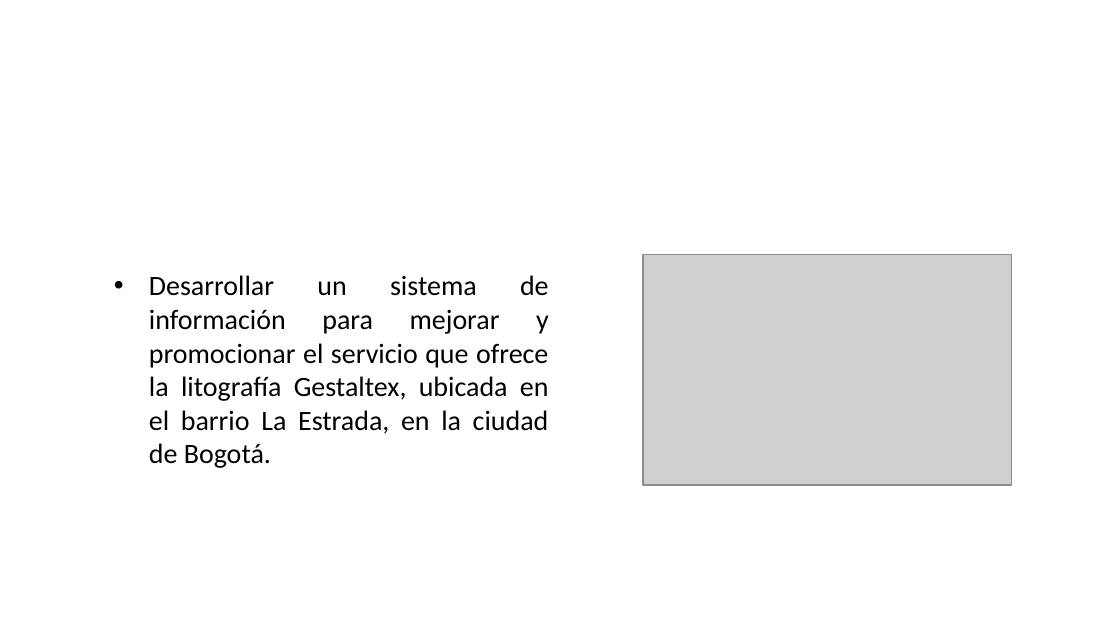
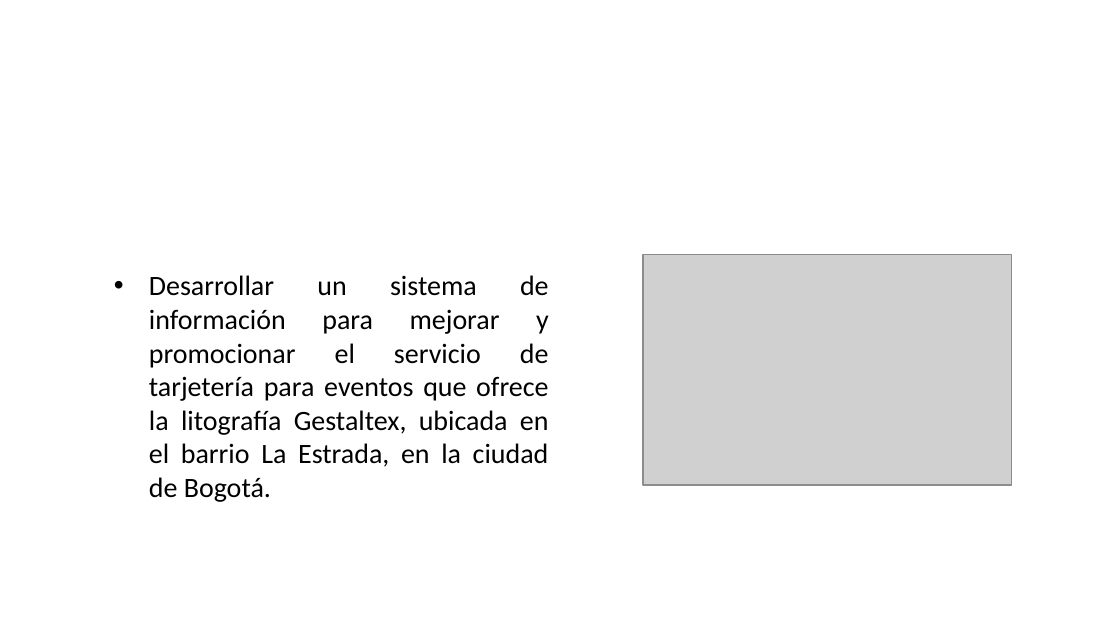
Before and after one commit to senaceet/proyecto-littonet, a slide deck: slide 4 of 01-Análisis/01-Componente metodológico/Grupo4LittoNet.pptx. Drawn at 1120x630 pixels with LibreOffice and Linux fonts; fonts in the diff are those of the drawing; grey boxes stand for pictures; background and template pictures are left out. Boxes give left, top, right and bottom in pixels: in the first picture for what was removed or moved away, otherwise in the second. Text is boxed around its words. In the diff, an @@ line names an element or a change of style, - is before the commit and + after.

```diff
--- a/01-Análisis/01-Componente metodológico/Grupo4LittoNet.pptx
+++ b/01-Análisis/01-Componente metodológico/Grupo4LittoNet.pptx
@@ text at bbox=[149, 275, 549, 502]: text changed @@
-• Desarrollar un sistema de información para mejorar y promocionar el servicio que ofrece la litografía Gestaltex, ubicada en el barrio La Estrada, en la ciudad de Bogotá.
+• Desarrollar un sistema de información para mejorar y promocionar el servicio de tarjetería para eventos que ofrece la litografía Gestaltex, ubicada en el barrio La Estrada, en la ciudad de Bogotá.
```
Also in this commit, not shown: 2 other slides changed.
